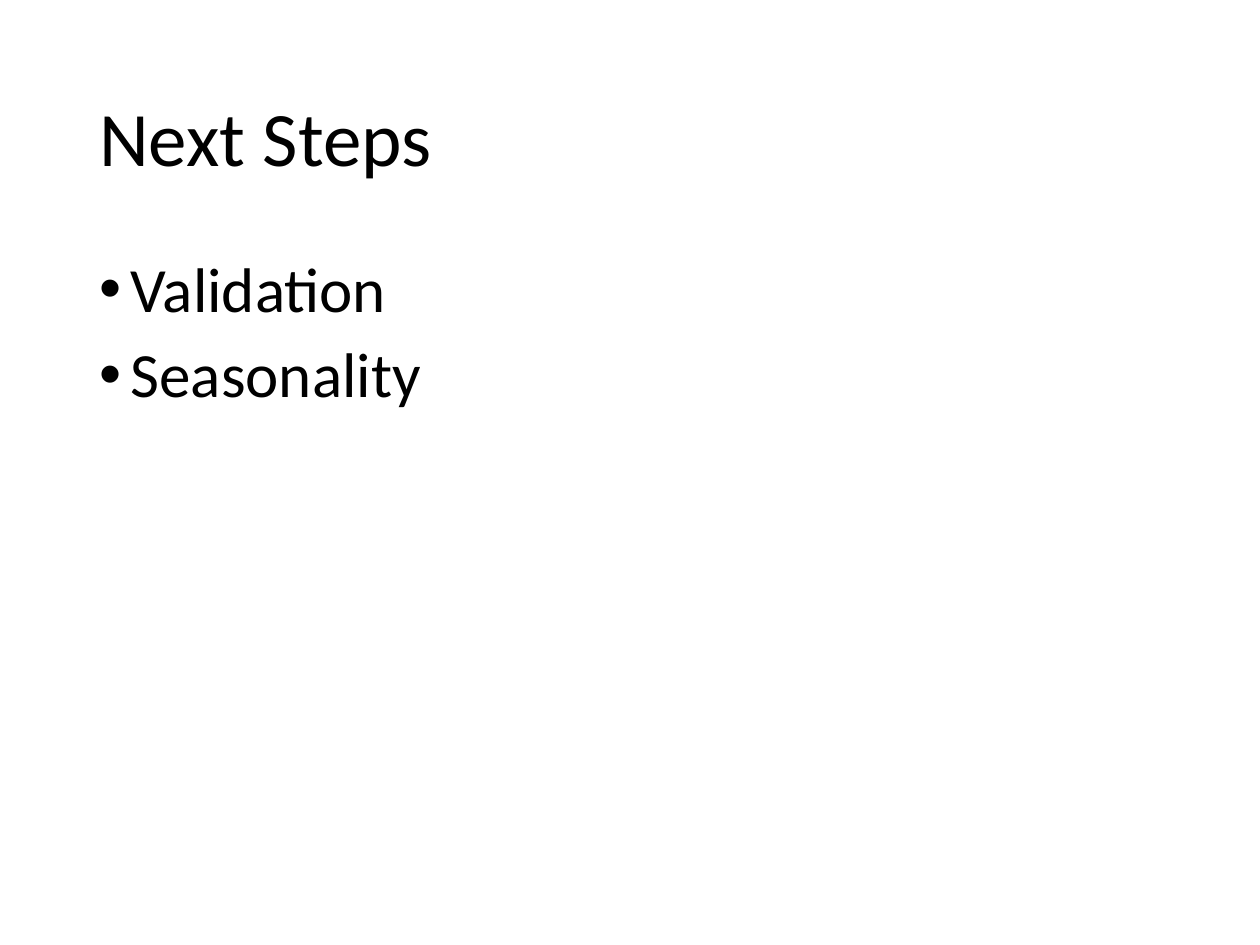
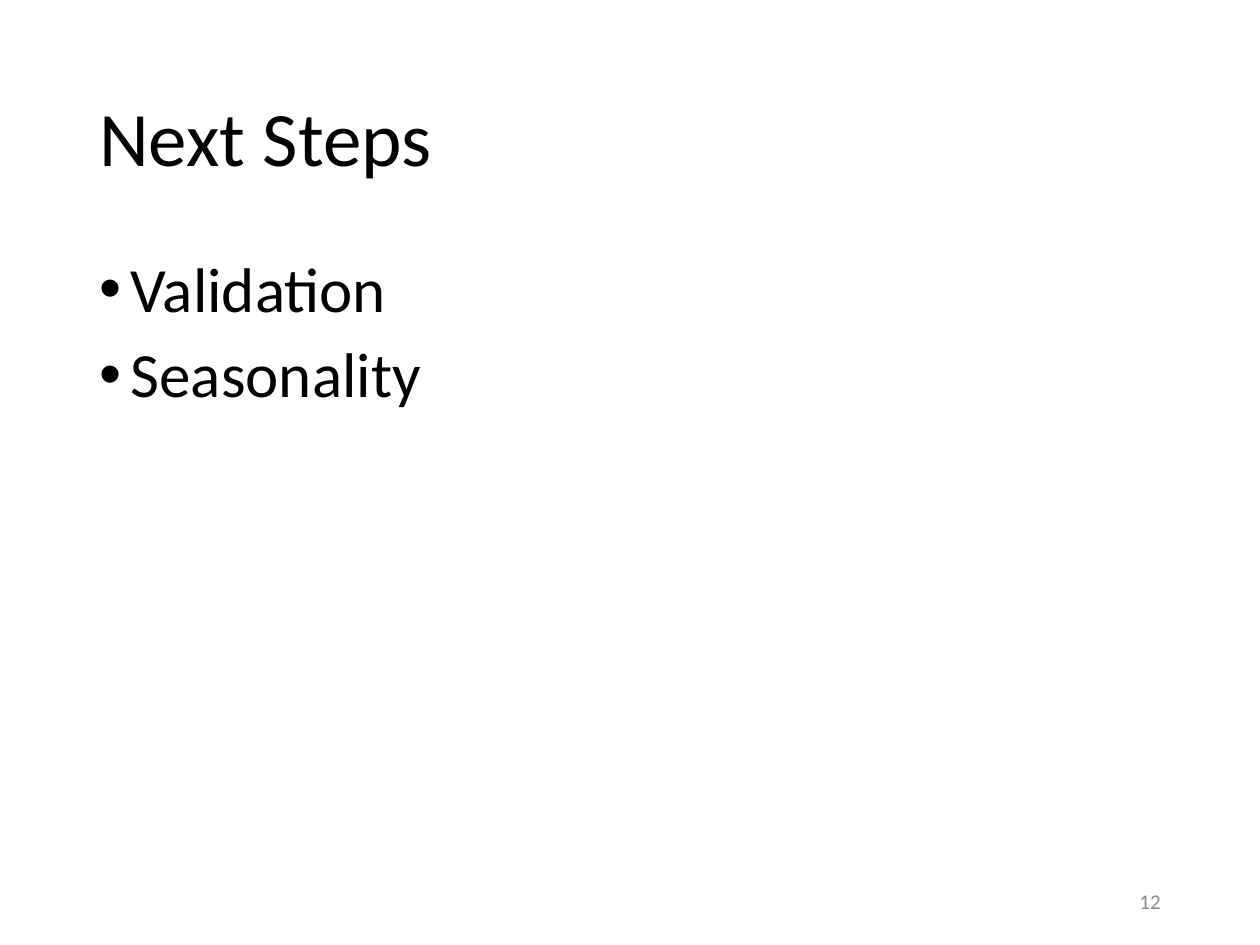
Before and after one commit to dwdii/DataAcqMgmt, a slide deck: slide 12 of FinalProject/FinalProject-Dittenhafer-USBirthsAnalysis.pptx (slide 11 before the commit). Drawn at 1260x945 pixels with LibreOffice and Linux fonts; fonts in the diff are those of the drawing; background and template pictures are left out. Boxes give left, top, right and bottom in pixels: in the first picture for what was removed or moved away, otherwise in the second. Text is boxed around its words. In the diff, an @@ line names an element or a change of style, - is before the commit and + after.

```diff
--- a/FinalProject/FinalProject-Dittenhafer-USBirthsAnalysis.pptx
+++ b/FinalProject/FinalProject-Dittenhafer-USBirthsAnalysis.pptx
@@ page number added at [1139,895,1160,909], 12 pt, text #8C8C8C @@
+12
```
Also in this commit, not shown: 12 other slides changed, 1 slide added.
